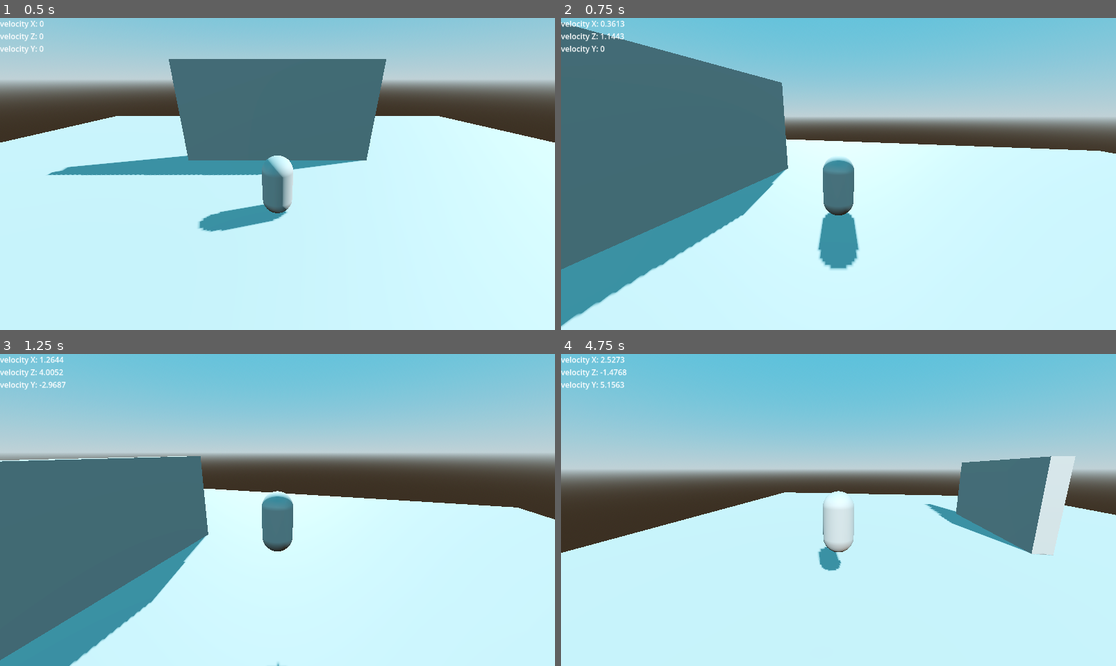
Above: before the commit, frames 1-4 (two rows, left to right).
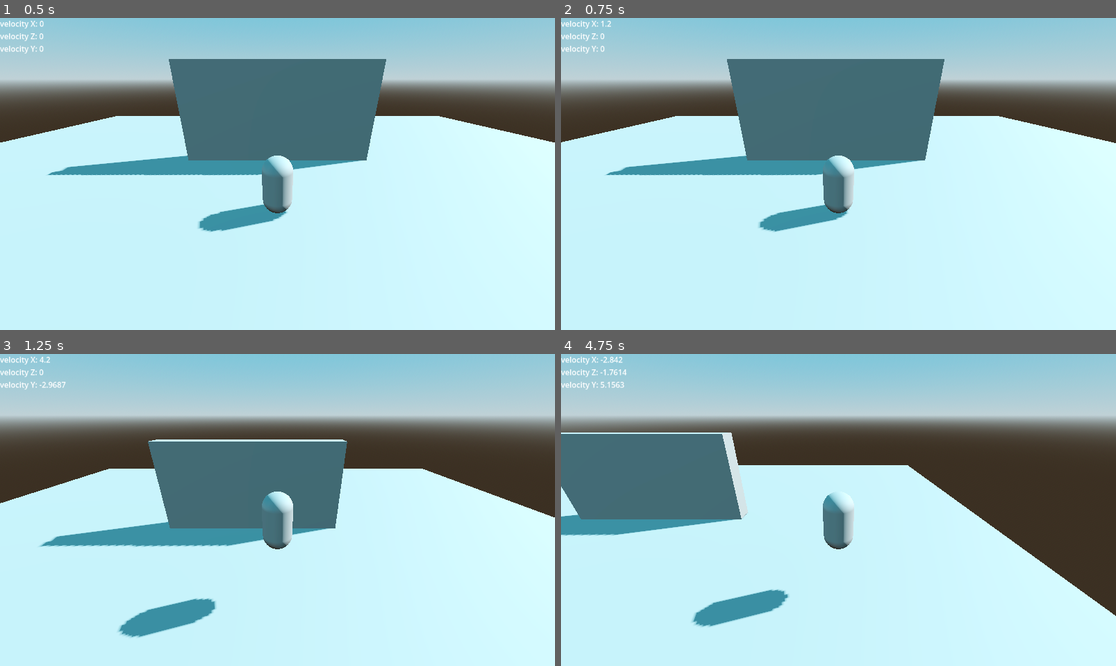
Above: after the commit, the same moments.

Repository: legacynical/ultimate-godot-intro-3d
Game: Godot game, scene res://scenes/levels/level.tscn
Same seed, same stepped clock (60 frames per second), same inputs: the game is played once before the commit and once after it. The engine's default icon, where the game draws it, is replaced by a stand-in: a white triangle on a blue panel in a dark square.
Inputs (mouse positions are in pixels of both pictures, inside the frame that each line leads up to):
- Up to frame 1 (0.5 s): no input
- Up to frame 2 (0.75 s): tap Enter (ui_accept) at 0.5 s; move the mouse to (960, 158) at 0.52 s; hold D (right) from 0.53 s (still down); hold Ctrl (run) from 0.53 s (still down)
- Up to frame 3 (1.25 s): keep holding D (right); keep holding Ctrl (run); tap Space (jump) at 0.77 s
- Up to frame 4 (4.75 s): move the mouse to (727, 525) at 1.27 s; release D (right) at 1.28 s; release Ctrl (run) at 1.28 s; hold S (backward) 1.28-2.03 s; tap Ctrl (run) at 1.35, 2.85, 4.35 s; tap Space (jump) at 1.52, 3.02, 3.77, 4.52 s; move the mouse to (894, 441) at 2.02 s; hold D (right) 2.03-2.78 s; hold Ctrl (run) 2.03-2.78 s; move the mouse to (810, 572) at 2.77 s; hold W (forward) 2.78-3.53 s; move the mouse to (1005, 556) at 3.52 s; hold Ctrl (run) 3.53-4.28 s; hold A (left) from 3.53 s (still down); move the mouse to (672, 463) at 4.27 s

Frame 1 is identical in both runs. In frame 2, 57% of the frame differs, in the area x 0-100%, y 0-100%; in frame 3, 63%; in frame 4, 57%.

Commit message:
complete player movement

Diff:
--- a/scenes/entities/player/camera_controller.tscn
+++ b/scenes/entities/player/camera_controller.tscn
@@ -10,6 +10,7 @@
 script = ExtResource("1_3sd0p")
 min_limit_x = -0.8
 max_limit_x = -0.2
+camera_joy_stick = true
 
 [node name="Camera3D" type="Camera3D" parent="."]
 current = true
--- a/scenes/entities/player/player.gd
+++ b/scenes/entities/player/player.gd
@@ -28,7 +28,6 @@
 		print("Joypad ", event.device,"  Button Pressed: ", event.button_index, " Pressed: ", str(event.pressed))
 
 func _physics_process(delta: float) -> void:
-	#velocity = Vector3(movement_input.x, 0, movement_input.y) * base_speed
 	move_logic(delta)
 	jump_logic(delta)
 	move_and_slide()
